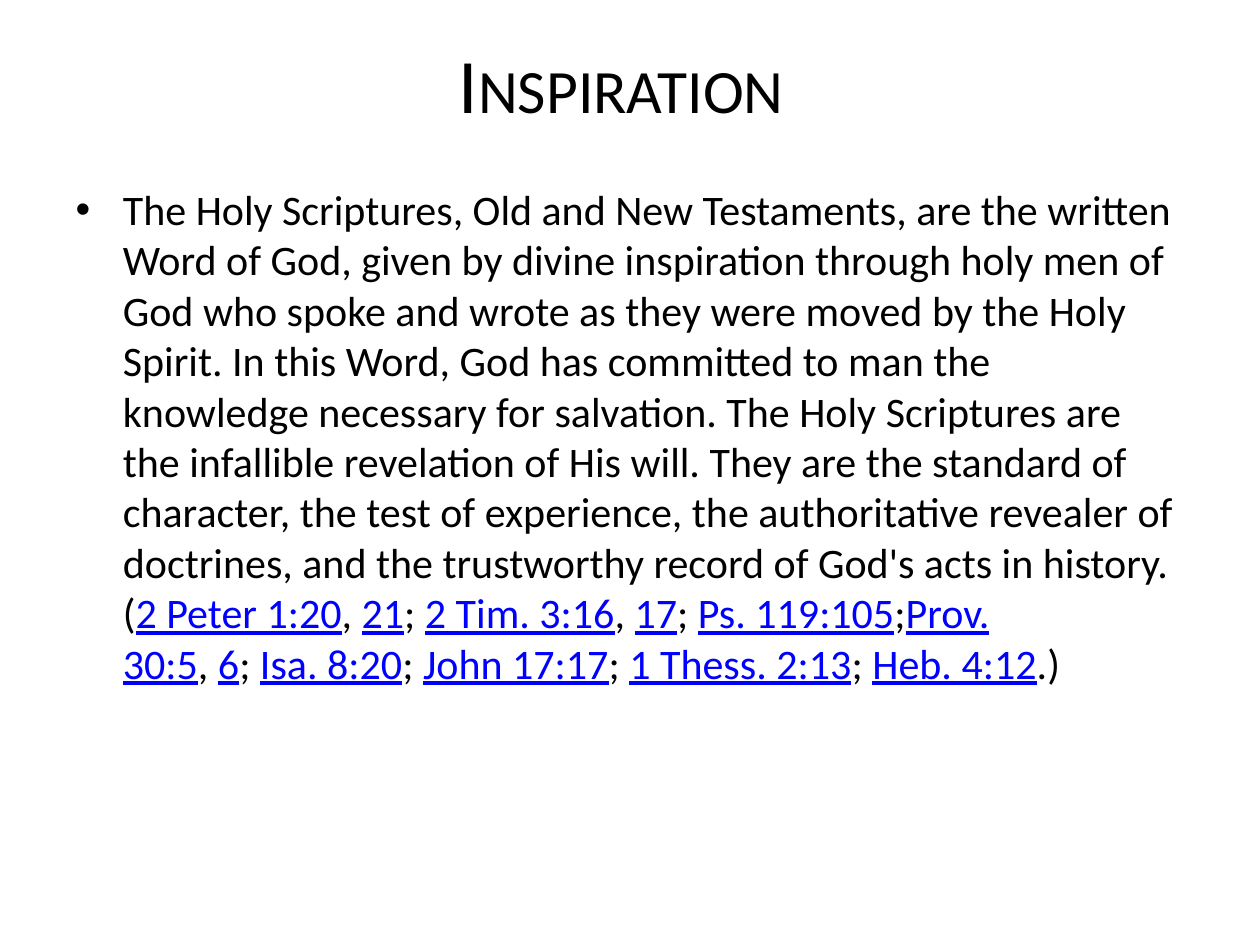
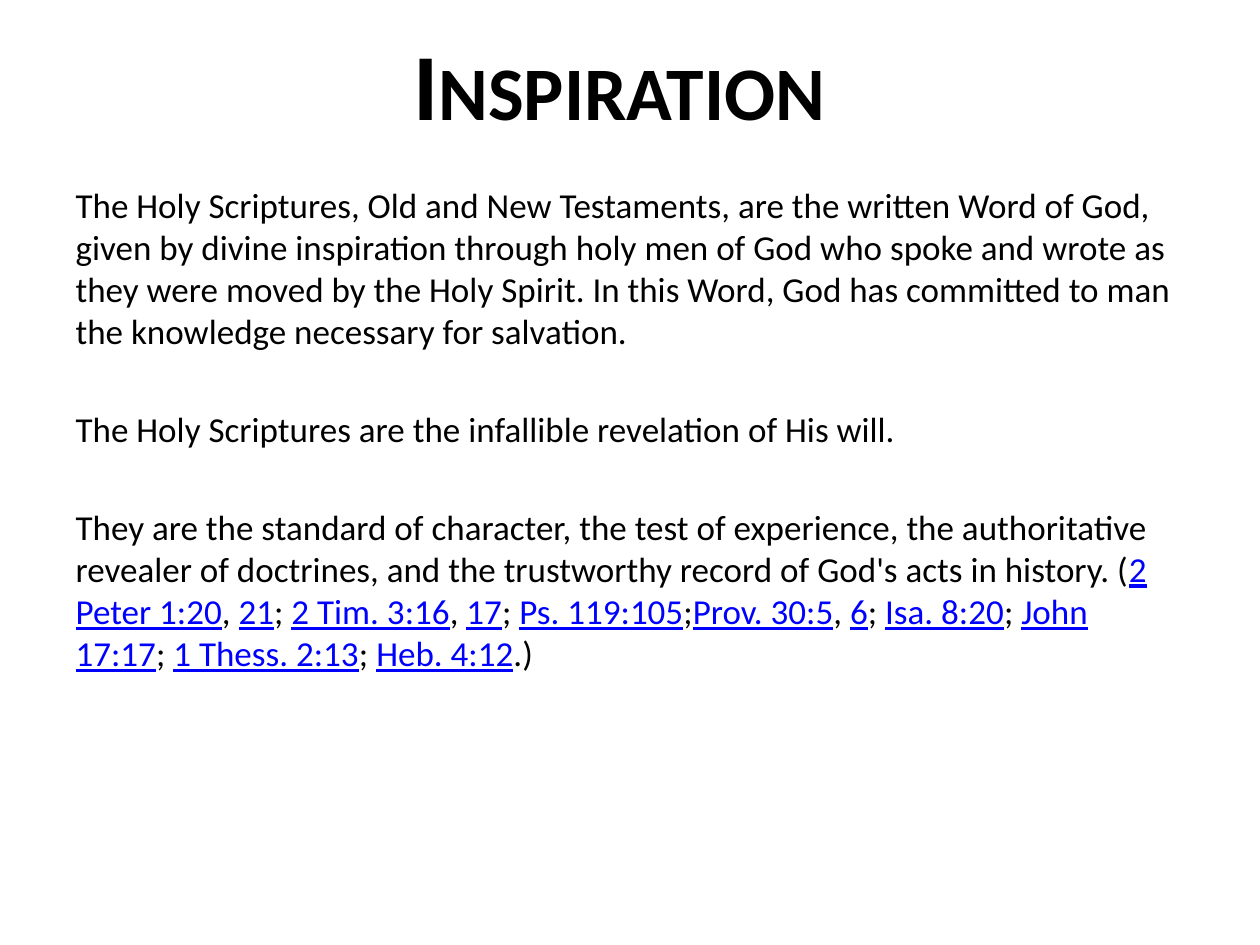
Before and after one commit to mutanganajoseph/Documents, a slide deck: slide 10 of auca/sem-1/intro-to-Bible-study/1 intro to Bible study Notes.pptx (slide 13 before the commit). Drawn at 1260x945 pixels with LibreOffice and Linux fonts; fonts in the diff are those of the drawing. Boxes give left, top, right and bottom in pixels: in the first picture for what was removed or moved away, otherwise in the second. Text is boxed around its words. In the diff, an @@ line names an element or a change of style, - is before the commit and + after.

```diff
--- a/auca/sem-1/intro-to-Bible-study/1 intro to Bible study Notes.pptx
+++ b/auca/sem-1/intro-to-Bible-study/1 intro to Bible study Notes.pptx
@@ title "Inspiration" at bbox=[295, 235, 446, 266]: size 44 to 54 pt, bold on @@
@@ text at bbox=[76, 193, 1170, 672]: text changed; size 24 to 20 pt @@
-• The Holy Scriptures, Old and New Testaments, are the written Word of God, given by divine inspiration through holy men of God who spoke and wrote as they were moved by the Holy Spirit. In this Word, God has committed to man the knowledge necessary for salvation. The Holy Scriptures are the infallible revelation of His will. They are the standard of character, the test of experience, the authoritative revealer of doctrines, and the trustworthy record of God's acts in history. (2 Peter 1:20, 21; 2 Tim. 3:16, 17; Ps. 119:105;Prov. 30:5, 6; Isa. 8:20; John 17:17; 1 Thess. 2:13; Heb. 4:12.)
+The Holy Scriptures, Old and New Testaments, are the written Word of God, given by divine inspiration through holy men of God who spoke and wrote as they were moved by the Holy Spirit. In this Word, God has committed to man the knowledge necessary for salvation.
+The Holy Scriptures are the infallible revelation of His will.
+They are the standard of character, the test of experience, the authoritative revealer of doctrines, and the trustworthy record of God's acts in history. (2 Peter 1:20, 21; 2 Tim. 3:16, 17; Ps. 119:105;Prov. 30:5, 6; Isa. 8:20; John 17:17; 1 Thess. 2:13; Heb. 4:12.)
```
Also in this commit, not shown: 44 other slides changed, 1 slide added, 18 slides removed, 1 other file.
